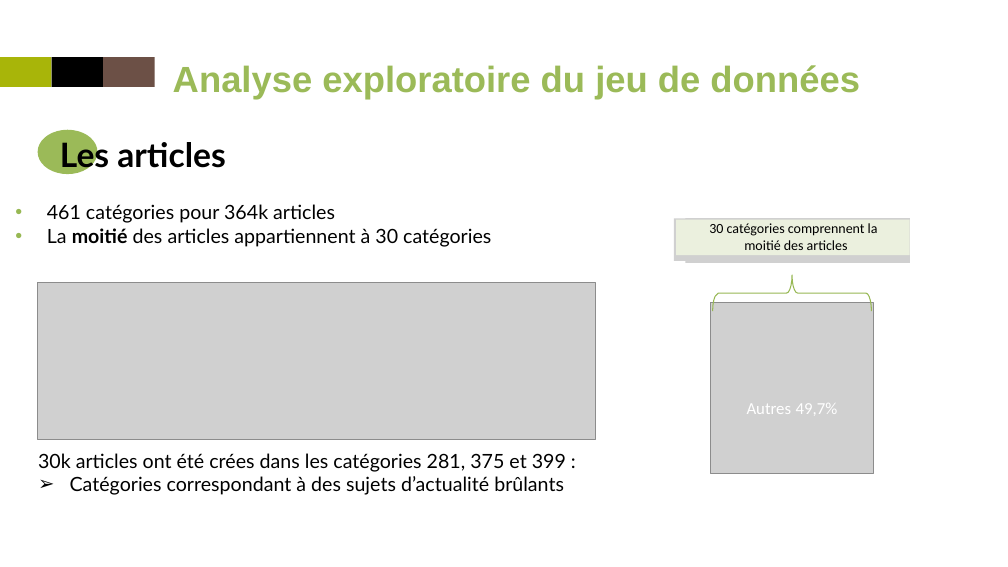
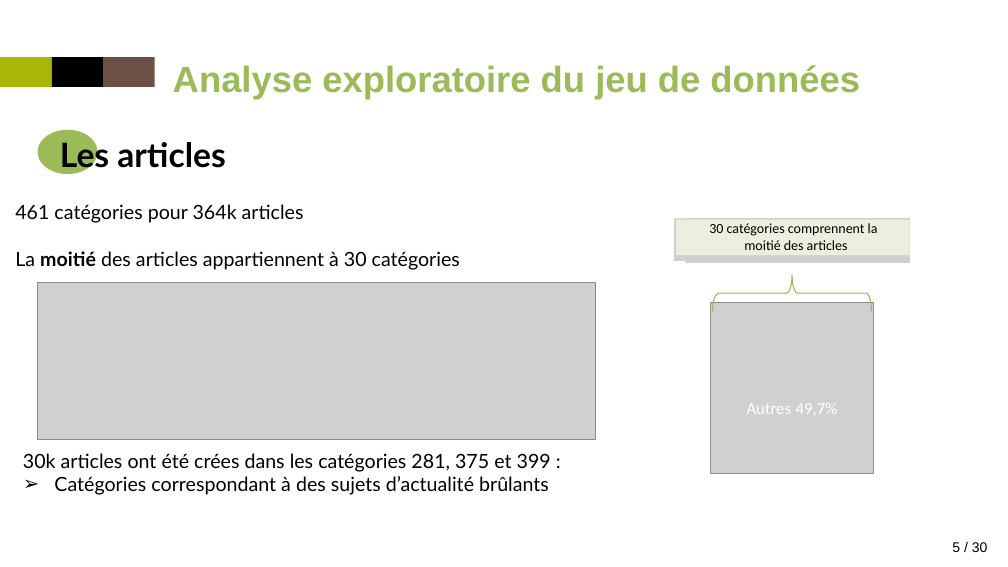
Before and after one commit to Trilian/projet9, a slide deck: slide 5 of P9_presentation.pptx. Drawn at 1008x567 pixels with LibreOffice and Linux fonts; fonts in the diff are those of the drawing; grey boxes stand for pictures. Boxes give left, top, right and bottom in pixels: in the first picture for what was removed or moved away, otherwise in the second. Text is boxed around its words. In the diff, an @@ line names an element or a change of style, - is before the commit and + after.

```diff
--- a/P9_presentation.pptx
+++ b/P9_presentation.pptx
@@ text "461 catégories pour 364k articles" at [15, 204, 460, 270]: bullet • to none @@
@@ text "30k articles ont été crées ...": place and size @@
-text "30k articles ont été crées ..." at [38, 453, 566, 495]
+text "30k articles ont été crées ..." at [23, 453, 551, 495]
@@ page number added at [945, 542, 988, 552], 10 pt, text #000000 @@
+55 / 30
```
Also in this commit, not shown: 24 other slides changed, 1 slide removed, 36 other files.
